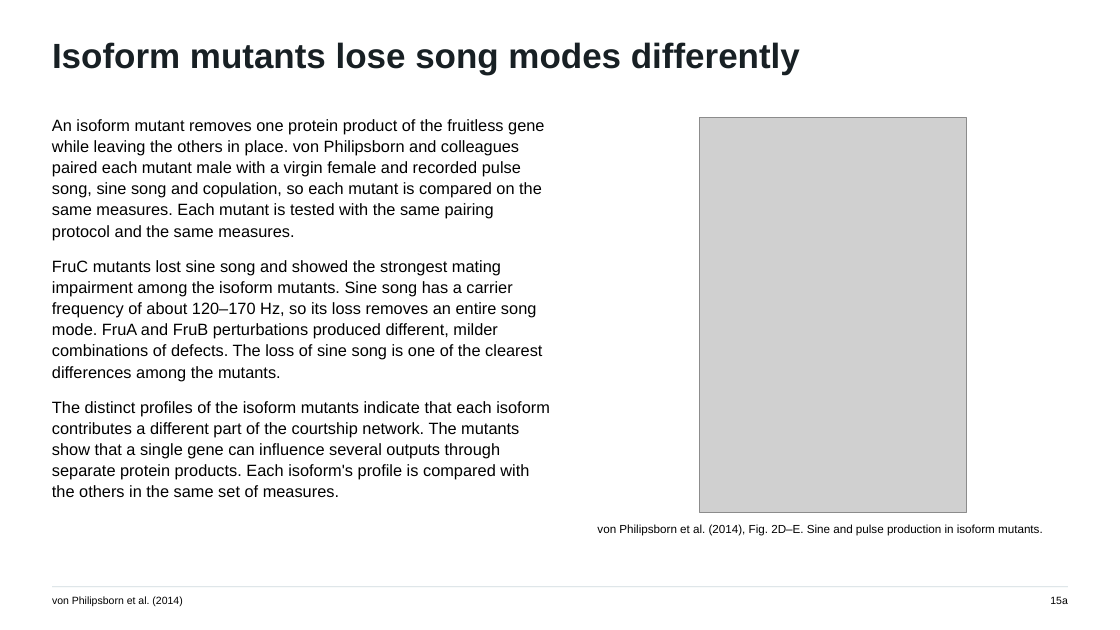
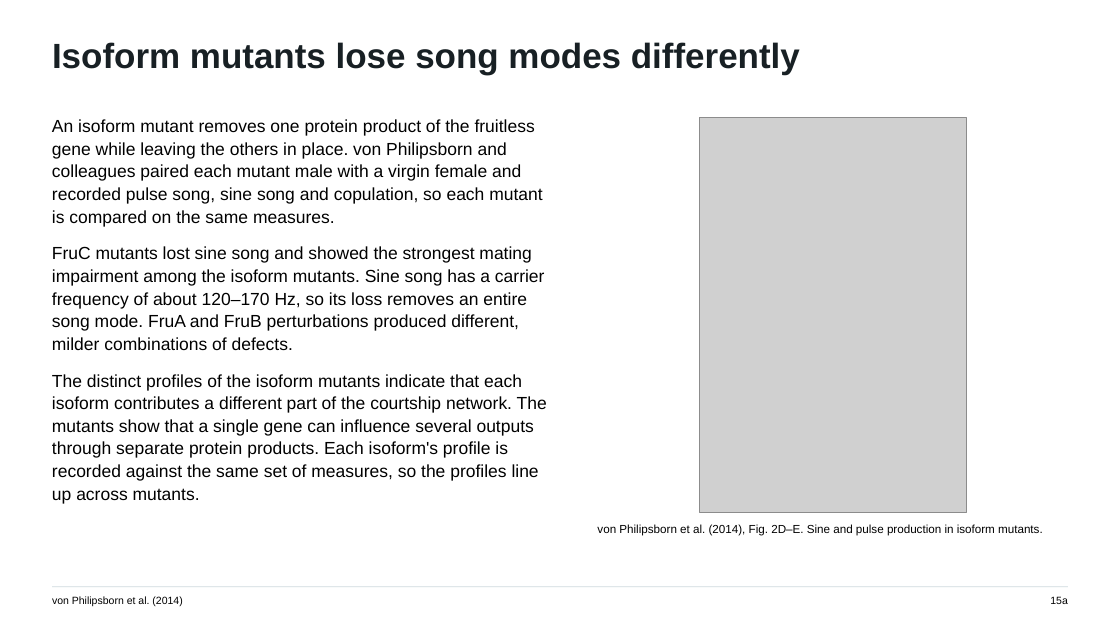
Before and after one commit to jordanxxlopez/NEUROETHOLOGY, a slide deck: slide 20 of scaffolded/Neuroethology_Lecture34_FA2026_SCAFFOLDED.pptx. Drawn at 1120x630 pixels with LibreOffice and Linux fonts; fonts in the diff are those of the drawing; grey boxes stand for pictures. Boxes give left, top, right and bottom in pixels: in the first picture for what was removed or moved away, otherwise in the second. Text is boxed around its words. In the diff, an @@ line names an element or a change of style, - is before the commit and + after.

```diff
--- a/scaffolded/Neuroethology_Lecture34_FA2026_SCAFFOLDED.pptx
+++ b/scaffolded/Neuroethology_Lecture34_FA2026_SCAFFOLDED.pptx
@@ text at (x1=52, y1=119, x2=547, y2=504): text changed; size 14 to 15 pt @@
-An isoform mutant removes one protein product of the fruitless gene while leaving the others in place. von Philipsborn and colleagues paired each mutant male with a virgin female and recorded pulse song, sine song and copulation, so each mutant is compared on the same measures. Each mutant is tested with the same pairing protocol and the same measures.
-FruC mutants lost sine song and showed the strongest mating impairment among the isoform mutants. Sine song has a carrier frequency of about 120–170 Hz, so its loss removes an entire song mode. FruA and FruB perturbations produced different, milder combinations of defects. The loss of sine song is one of the clearest differences among the mutants.
-The distinct profiles of the isoform mutants indicate that each isoform contributes a different part of the courtship network. The mutants show that a single gene can influence several outputs through separate protein products. Each isoform's profile is compared with the others in the same set of measures.
+An isoform mutant removes one protein product of the fruitless gene while leaving the others in place. von Philipsborn and colleagues paired each mutant male with a virgin female and recorded pulse song, sine song and copulation, so each mutant is compared on the same measures.
+FruC mutants lost sine song and showed the strongest mating impairment among the isoform mutants. Sine song has a carrier frequency of about 120–170 Hz, so its loss removes an entire song mode. FruA and FruB perturbations produced different, milder combinations of defects.
+The distinct profiles of the isoform mutants indicate that each isoform contributes a different part of the courtship network. The mutants show that a single gene can influence several outputs through separate protein products. Each isoform's profile is recorded against the same set of measures, so the profiles line up across mutants.
```
Also in this commit, not shown: 43 other slides changed, 3 other files.
